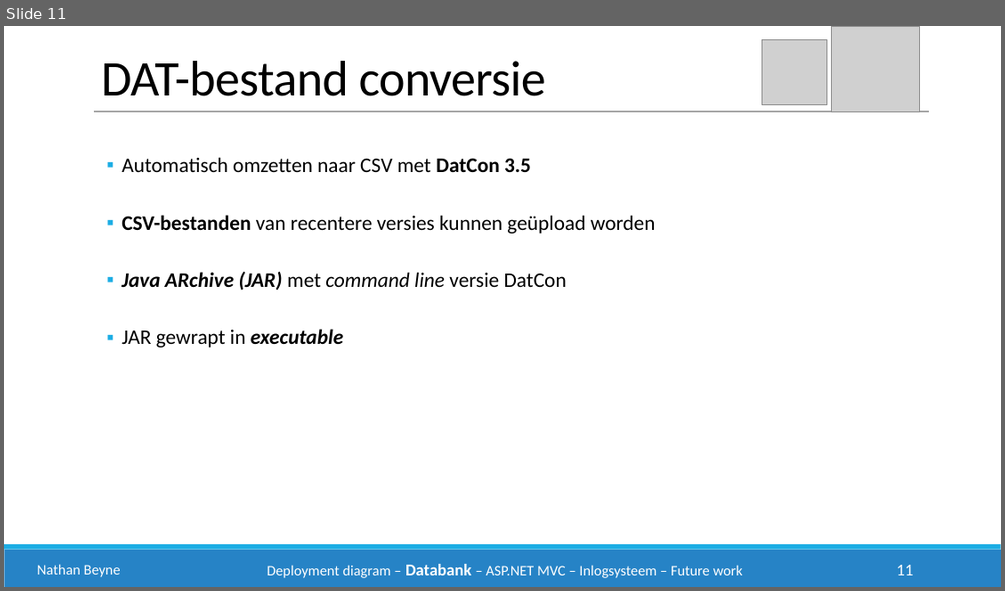
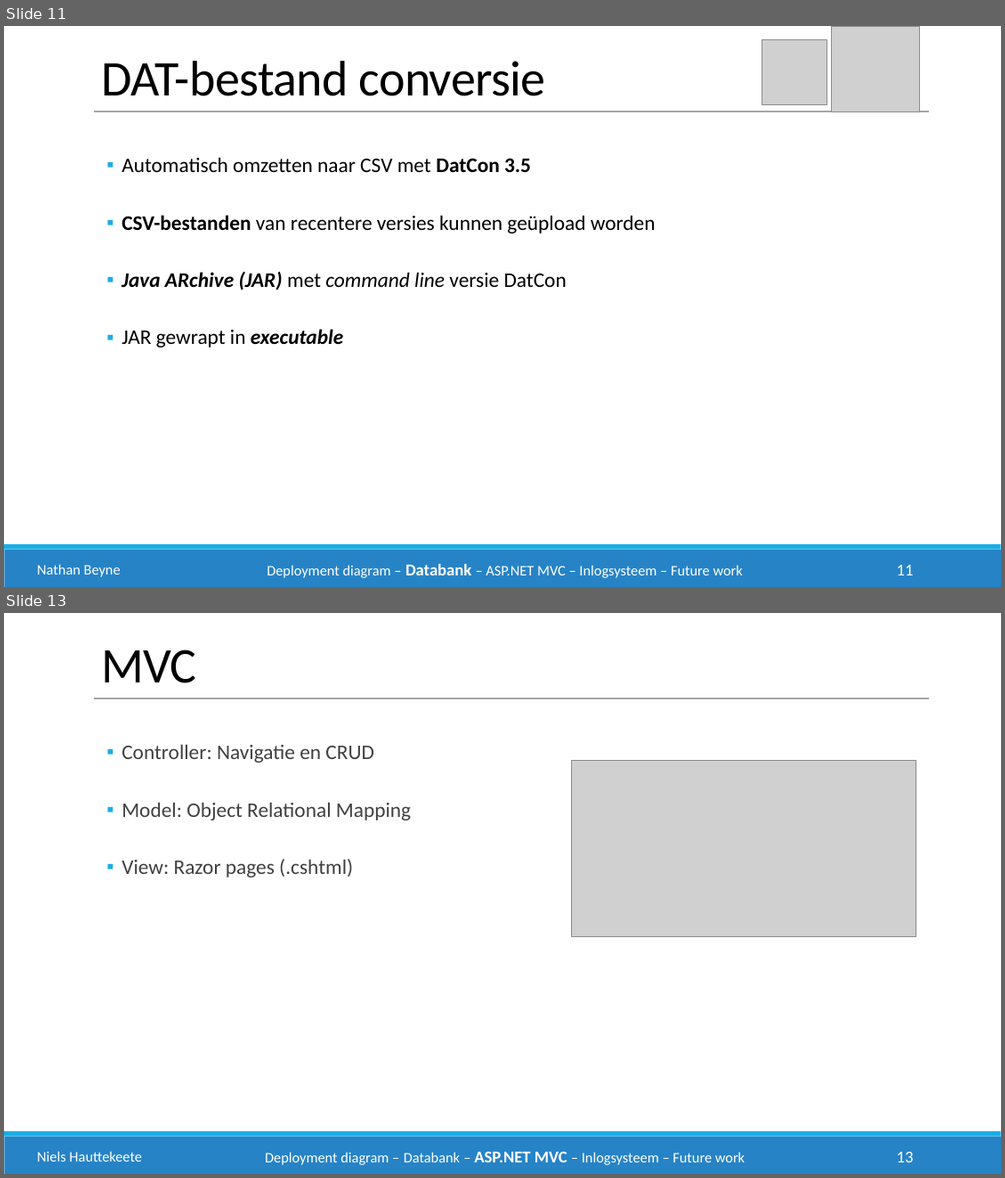
Before and after one commit to philipkukoba/Bachelors-Dissertation-DroneWebApp, a slide deck: documenten/Technische presentatie klant/Technische presentatie klant.pptx. Shown one above the other, each under a label of ours: slide 11 before the commit, slides 11 and 13 after it; the slides between them are not shown. The pictures are 1005x591 and 1005x1178 pixels, drawn with LibreOffice and Linux fonts; fonts in the diff are those of the drawing; grey boxes stand for pictures. Boxes give left, top, right and bottom in pixels: in the first picture for what was removed or moved away, otherwise in the second. Text is boxed around its words. In the diff, an @@ line names an element or a change of style, - is before the commit and + after.

```diff
--- a/documenten/Technische presentatie klant/Technische presentatie klant.pptx
+++ b/documenten/Technische presentatie klant/Technische presentatie klant.pptx
@@ slide 13 added at (4,613,1001,1174), background #FFFFFF; not listed: 2 template elements that a slide beside it also shows @@
@@ text added at (101,649,197,683), 48 pt, text #000000 @@
+MVC
@@ line added from (94, 698) to (929, 698), #A6A6A6 1 pt @@
@@ text added at (121,745,411,877), 20 pt, text #404040 @@
+  ▪ Controller: Navigatie en CRUD
+  ▪ Model: Object Relational Mapping
+  ▪ View: Razor pages (.cshtml)
@@ picture added at (572,761,916,937) @@
@@ text added at (37,1151,142,1161), 14 pt, text #FFFFFF @@
+Niels Hauttekeete
@@ text added at (265,1151,744,1165), 14 pt, text #FFFFFF @@
+Deployment diagram – Databank – ASP.NET MVC – Inlogsysteem – Future work
@@ page number added at (897,1151,914,1162), 16 pt, text #FFFFFF @@
+13
```
Also in this commit, not shown: 9 other slides added.
